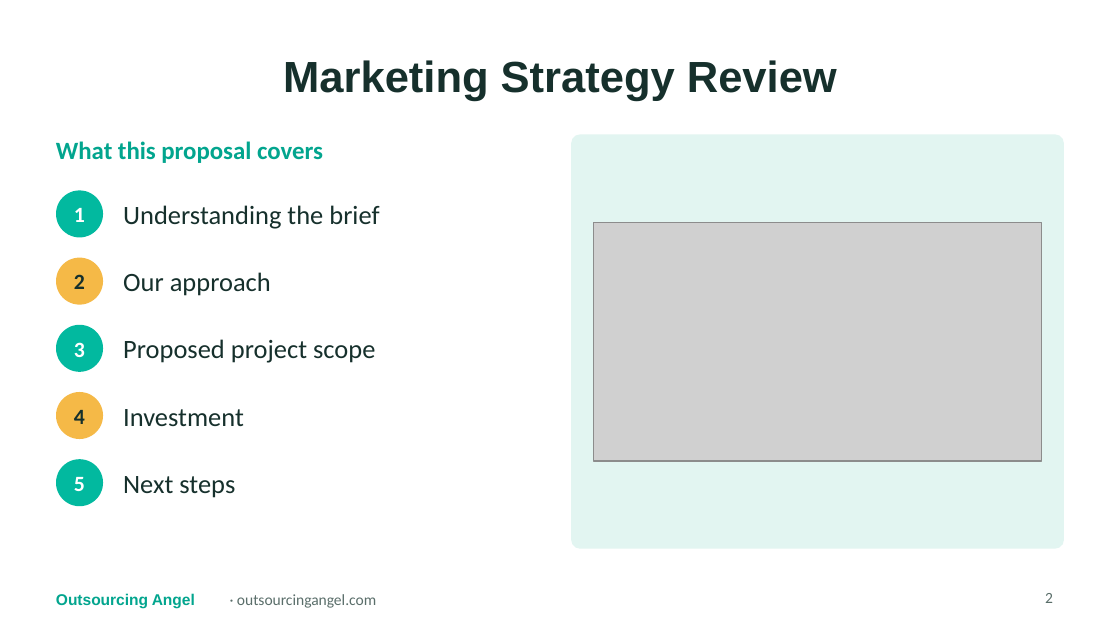
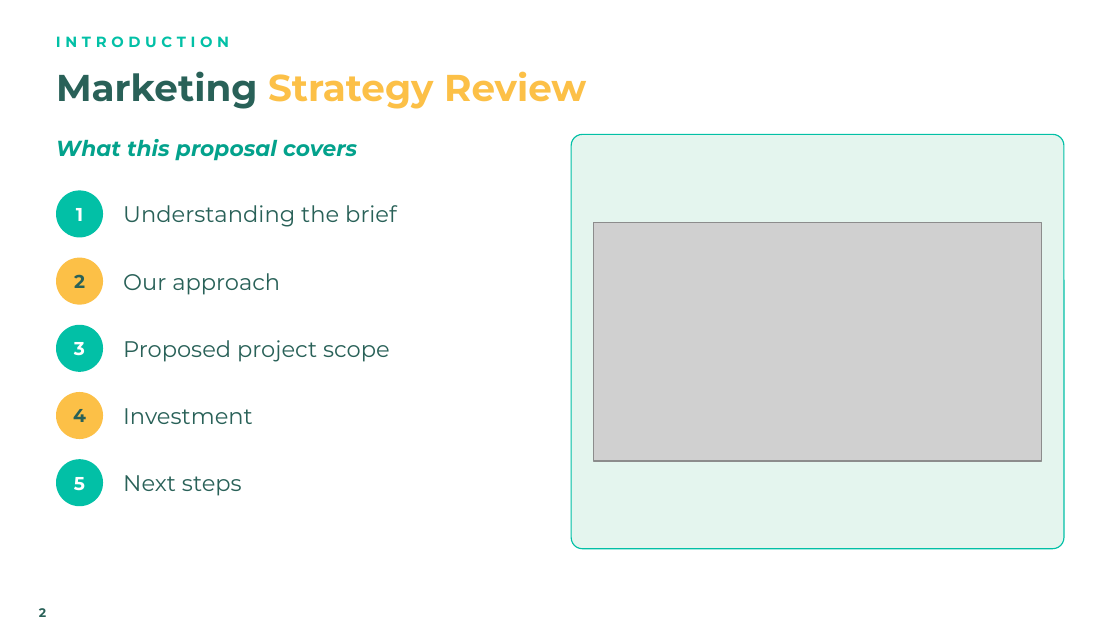
Before and after one commit to gail-gif/OA, a slide deck: slide 2 of WebVine_Marketing_Strategy_Review_Proposal_OA.pptx. Drawn at 1120x630 pixels with LibreOffice and Linux fonts; fonts in the diff are those of the drawing; grey boxes stand for pictures; background and template pictures are left out. Boxes give left, top, right and bottom in pixels: in the first picture for what was removed or moved away, otherwise in the second. Text is boxed around its words. In the diff, an @@ line names an element or a change of style, - is before the commit and + after.

```diff
--- a/WebVine_Marketing_Strategy_Review_Proposal_OA.pptx
+++ b/WebVine_Marketing_Strategy_Review_Proposal_OA.pptx
@@ title "Marketing Strategy Review": place and size @@
-title "Marketing Strategy Review" at <box>283,60,837,102</box>
+title "Marketing Strategy Review" at <box>56,71,586,109</box>
@@ title "Marketing Strategy Review" at <box>56,71,586,109</box>: size 28 to 24 pt, font Arial to Montserrat; text colour #16302C to #296158 in "Marketing"; text colour #16302C to #FCC047 in "Strategy Review"; alignment centre to left @@
@@ text added at <box>56,36,229,48</box>, 9.5 pt, text #02C0A6, bold @@
+INTRODUCTION
@@ text "What this proposal covers" at <box>56,139,357,161</box>: size 16 to 14 pt, font Calibri to Montserrat, text colour #02A58E to #03A28C, italic on @@
@@ rounded rectangle at <box>571,134,1064,549</box>: fill #E2F5F1 to #E4F5EE; outline none to #02C0A6 0.75 pt; proportions changed @@
@@ text "2" at <box>74,274,85,288</box>: size 14 to 12 pt, font Calibri to Montserrat, text colour #16302C to #296158 @@
@@ ellipse at <box>56,258,103,305</box>: fill #F5B947 to #FCC047 @@
@@ text "4" at <box>73,409,86,422</box>: size 14 to 12 pt, font Calibri to Montserrat, text colour #16302C to #296158 @@
@@ ellipse at <box>56,392,103,439</box>: fill #F5B947 to #FCC047 @@
@@ size 14 to 12 pt, font Calibri to Montserrat in 3 elements at <box>76,208,83,221</box>, <box>74,342,85,356</box>, <box>74,477,85,491</box> @@
@@ fill #02B99F to #02C0A6 in 3 elements at <box>56,190,103,237</box>, <box>56,325,103,372</box>, <box>56,459,103,506</box> @@
@@ size 17 to 14.5 pt, font Calibri to Montserrat, text colour #16302C to #296158 in 5 elements at <box>123,205,397,227</box>, <box>123,273,280,295</box>, <box>123,340,390,362</box>, <box>123,408,253,424</box>, <box>123,475,242,496</box> @@
@@ page number: place and size @@
-page number at <box>1045,593,1053,603</box>
+page number at <box>39,608,46,617</box>
@@ page number at <box>39,608,46,617</box>: size 10 to 8 pt, font Calibri to Montserrat, text colour #5A6E6A to #296158, bold on; alignment right to left @@
@@ text removed at <box>56,593,195,608</box> @@
-Outsourcing Angel
@@ text at <box>237,594,376,608</box>: text changed; size 10 to 10.5 pt; font Calibri to Montserrat; text colour #5A6E6A to #FFFFFF; bold on @@
-· outsourcingangel.com
+outsourcingangel.com.au
```
Also in this commit, not shown: 34 other slides changed.
